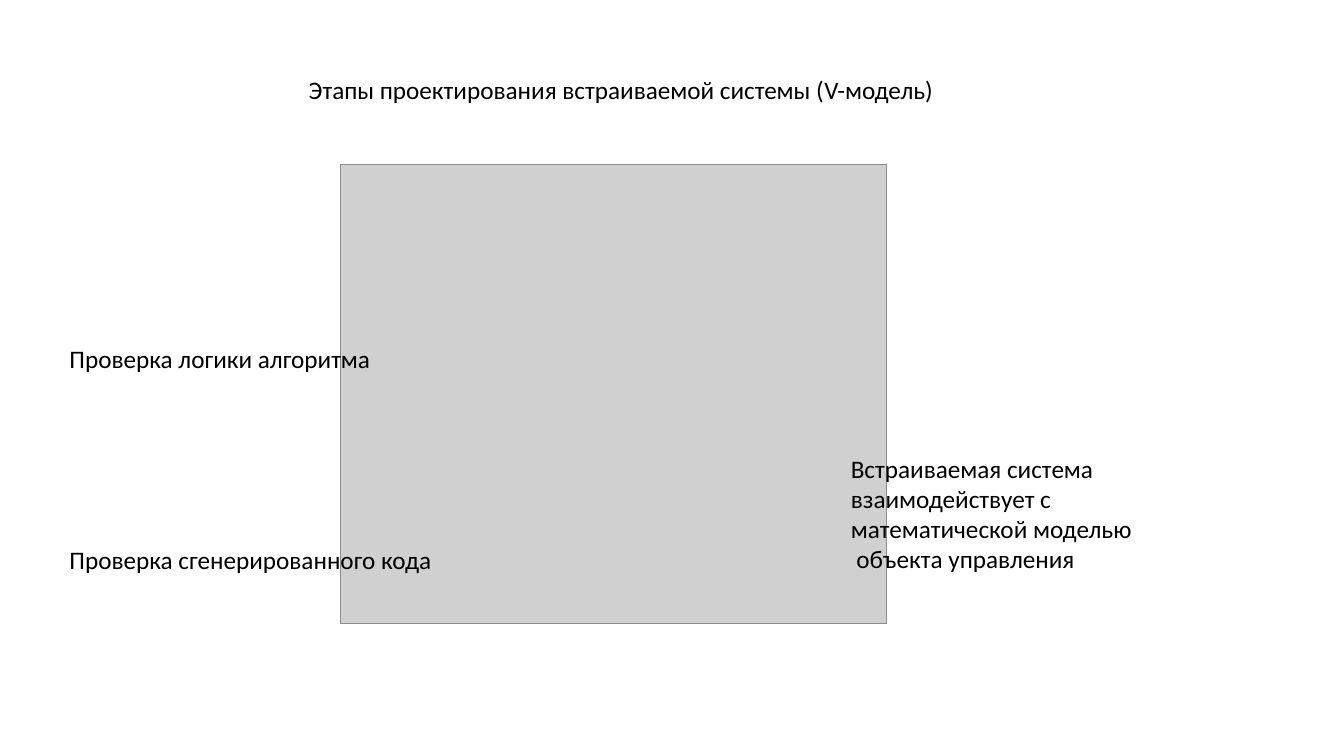
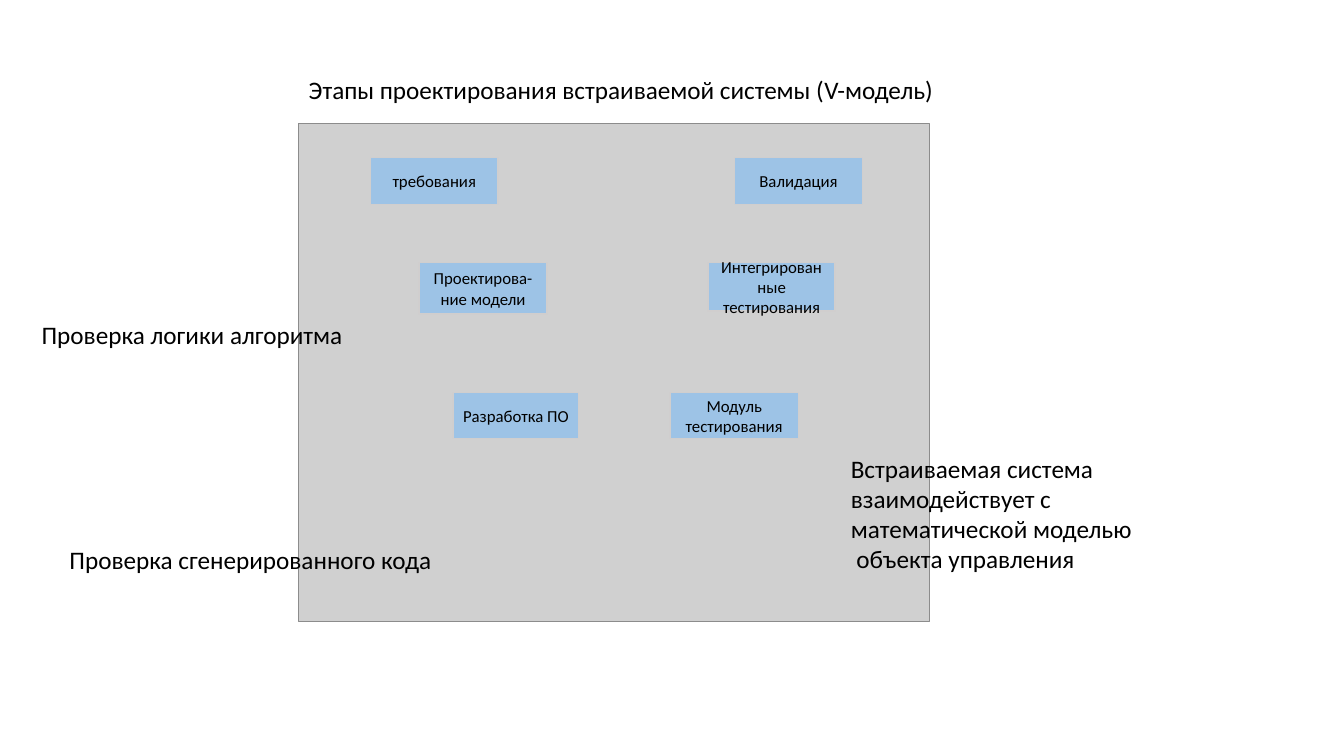
Before and after one commit to PavelKorokev/PavelKorolevDiplom, a slide deck: slide 1 of Презентация1.pptx. Drawn at 1344x756 pixels with LibreOffice and Linux fonts; fonts in the diff are those of the drawing; grey boxes stand for pictures. Boxes give left, top, right and bottom in pixels: in the first picture for what was removed or moved away, otherwise in the second. Text is boxed around its words. In the diff, an @@ line names an element or a change of style, - is before the commit and + after.

```diff
--- a/Презентация1.pptx
+++ b/Презентация1.pptx
@@ picture: place and size @@
-picture at (341, 164, 887, 624)
+picture at (298, 124, 930, 622)
@@ rectangle added at (371, 157, 499, 205), fill #9DC3E6, outline #D0CECE 1 pt, 12 pt, text #000000 @@
+требования
@@ rectangle added at (735, 157, 863, 205), fill #9DC3E6, outline #D0CECE 1 pt, 12 pt, text #000000 @@
+Валидация
@@ rectangle added at (419, 262, 547, 314), fill #9DC3E6, outline #D0CECE 1 pt, 12 pt, text #000000 @@
+Проектирова-ние модели
@@ rectangle added at (709, 262, 836, 311), fill #9DC3E6, outline #D0CECE 1 pt, 12 pt, text #000000 @@
+Интегрированные тестирования
@@ text "Проверка логики алгоритма": place and size @@
-text "Проверка логики алгоритма" at (69, 347, 370, 374)
+text "Проверка логики алгоритма" at (42, 323, 342, 350)
@@ rectangle added at (453, 392, 579, 439), fill #9DC3E6, outline #D0CECE 1 pt, 12 pt, text #000000 @@
+Разработка ПО
@@ rectangle added at (670, 392, 799, 439), fill #9DC3E6, outline #D0CECE 1 pt, 12 pt, text #000000 @@
+Модуль тестирования
```
Also in this commit, not shown: 2 other slides changed, 2 slides added, 2 slides removed.
